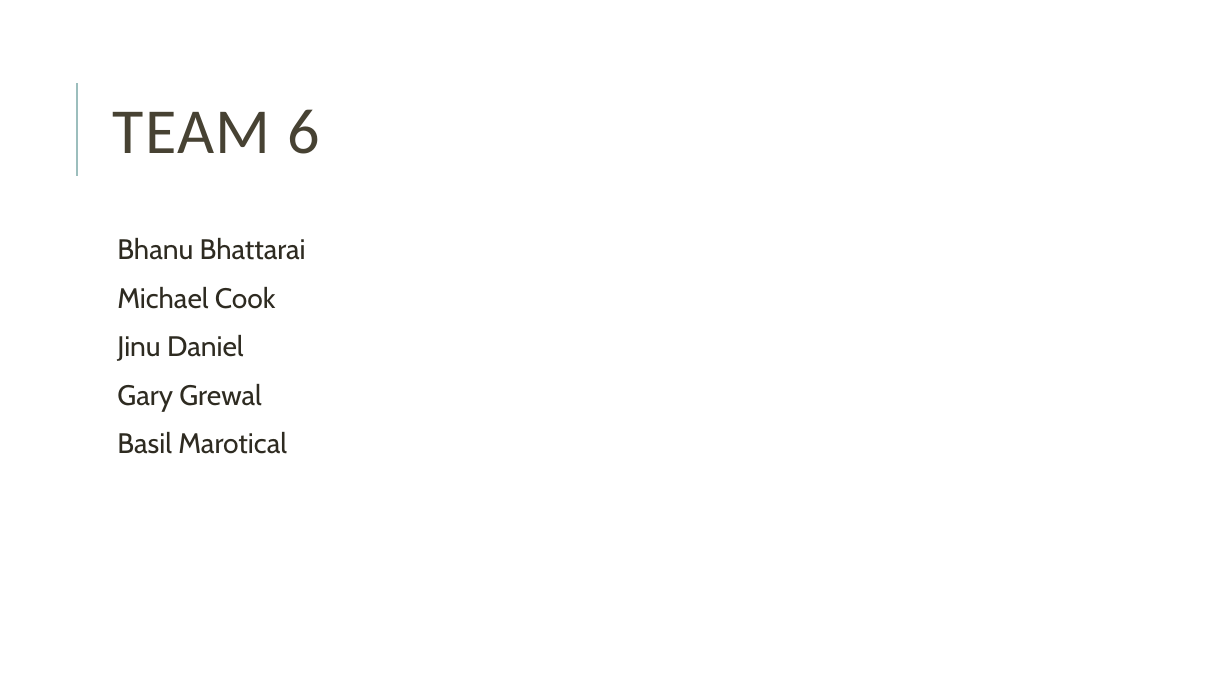
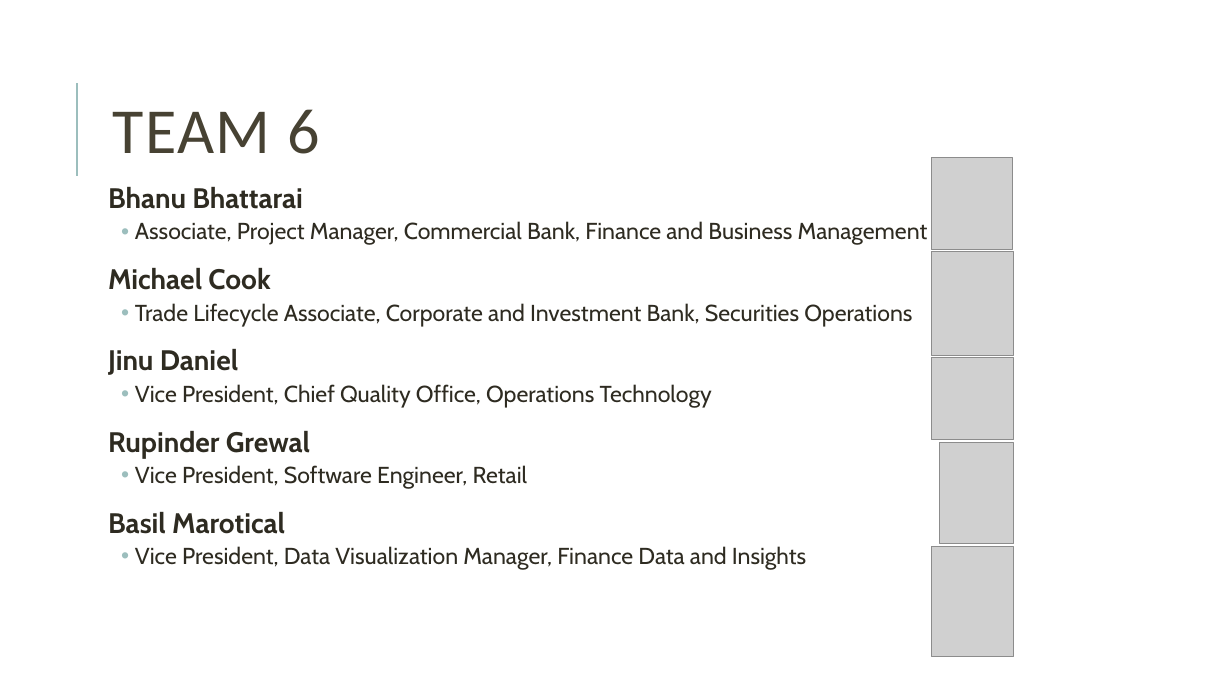
Before and after one commit to bmarotical/capstoneTeam6, a slide deck: slide 2 of Team6_FinalPresentationSlides.pptx. Drawn at 1232x693 pixels with LibreOffice and Linux fonts; fonts in the diff are those of the drawing; grey boxes stand for pictures. Boxes give left, top, right and bottom in pixels: in the first picture for what was removed or moved away, otherwise in the second. Text is boxed around its words. In the diff, an @@ line names an element or a change of style, - is before the commit and + after.

```diff
--- a/Team6_FinalPresentationSlides.pptx
+++ b/Team6_FinalPresentationSlides.pptx
@@ text "Bhanu Bhattarai": place and size @@
-text "Bhanu Bhattarai" at (117, 238, 306, 454)
+text "Bhanu Bhattarai" at (108, 187, 928, 570)
@@ picture added at (932, 157, 1013, 250) @@
@@ text at (108, 187, 302, 534): bold on in "Bhanu Bhattarai", "Michael Cook", "Jinu Daniel", "Basil Marotical"; bullet   to none @@
@@ text at (135, 221, 928, 245): paragraph added @@
+  • Associate, Project Manager, Commercial Bank, Finance and Business Management
@@ picture added at (932, 251, 1014, 356) @@
@@ text at (135, 303, 912, 327): paragraph added @@
+  • Trade Lifecycle Associate, Corporate and Investment Bank, Securities Operations
@@ picture added at (932, 358, 1014, 440) @@
@@ text at (108, 384, 712, 489): text changed; size 22 to 18 pt @@
-  Gary Grewal
+  • Vice President, Chief Quality Office, Operations Technology
+Rupinder Grewal
+  • Vice President, Software Engineer, Retail
@@ picture added at (940, 443, 1014, 543) @@
@@ text at (135, 546, 806, 570): paragraph added @@
+  • Vice President, Data Visualization Manager, Finance Data and Insights
@@ picture added at (932, 547, 1014, 656) @@
```
Also in this commit, not shown: 6 other slides changed, 2 slides added, 1 other file.
